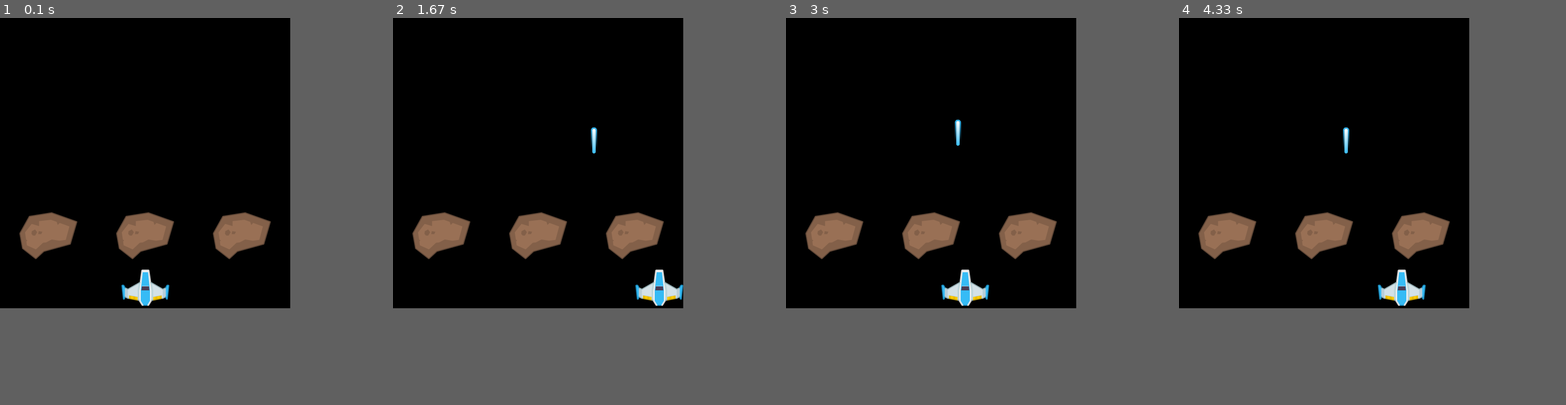
Above: before the commit, frames 1-4 (left to right).
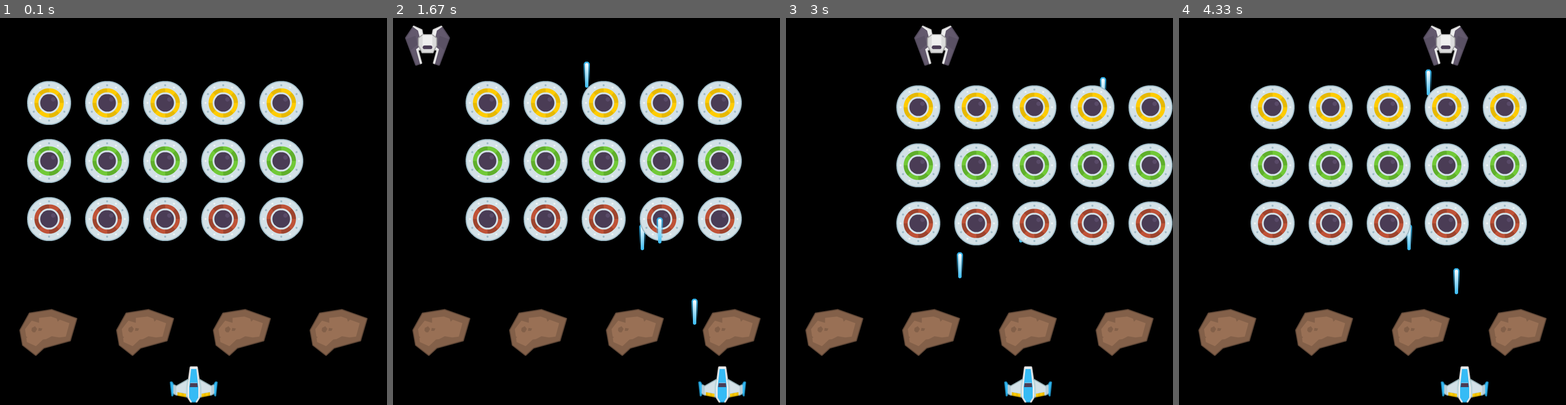
Above: after the commit, the same moments.

Repository: landoicco/space-invaders-pygame
Game: pygame game, started from main.py
Same seed, same stepped clock (60 frames per second), same inputs: the game is played once before the commit and once after it.
Inputs:
- Up to frame 1 (0.1 s): no input
- Up to frame 2 (1.67 s): tap Space at 0.33, 0.73, 1.03, 1.23, 1.53 s; hold Right 0.67-1.13 s; hold Right 1.17-1.63 s
- Up to frame 3 (3 s): hold Left 1.67-2.2 s; tap Space at 1.73, 2.03, 2.3, 2.6, 2.73 s; hold Left 2.23-2.63 s; hold Right from 2.67 s (still down)
- Up to frame 4 (4.33 s): tap Space at 3.03, 3.4, 3.7, 3.9, 4.2 s; release Right at 3.3 s; hold Left 3.33-3.8 s; hold Right 3.83-4.3 s
In our replay, the window is 600x600 before the commit and 800x800 after it. These sizes can differ from the game's own. Grey fills any space a smaller window leaves; there, only what the larger window draws over its background counts as a difference.

The runs differ from the first frame. In frame 1, 24% of the frame differs, in the area x 5-95%, y 16-100%; in frame 2, 25%, in the area x 3-95%, y 1-100%; in frame 3, 25%; in frame 4, 25%.

Commit message:
Ufo and Alien classes defined and working!

Diff:
--- /dev/null
+++ b/enemy.py
@@ -0,0 +1,28 @@
+import pygame
+
+
+class Ufo(pygame.sprite.Sprite):
+    def __init__(self, color, x, y):
+        super().__init__()
+        file_path = 'sprites/ufo/' + color + '.png'
+        self.image = pygame.image.load(file_path).convert_alpha()
+        self.rect = self.image.get_rect(topleft=(x, y))
+
+    def update(self, x_speed):
+        self.rect.x += x_speed
+
+
+class Alien(pygame.sprite.Sprite):
+    def __init__(self, side, screen_width, y_offset):
+        super().__init__()
+        self.image = pygame.image.load('sprites/alien/black.png').convert_alpha()
+        if side == 'right':
+            x = screen_width + 80
+            self.speed = -3
+        else:
+            x = -50
+            self.speed = 3
+        self.rect = self.image.get_rect(topleft=(x, y_offset))
+
+    def update(self):
+        self.rect.x += self.speed
--- a/laser.py
+++ b/laser.py
@@ -4,7 +4,7 @@
 class Laser(pygame.sprite.Sprite):
     def __init__(self, pos, speed, screen_height):
         super().__init__()
-        self.image = pygame.image.load('sprites/laser_blue.png').convert_alpha()
+        self.image = pygame.image.load('sprites/lasers/laser_blue_up.png').convert_alpha()
         self.rect = self.image.get_rect(center=pos)
         self.speed = speed
         self.height_y_constraint = screen_height
@@ -14,5 +14,5 @@
             self.kill()
 
     def update(self):
-        self.rect.y -= self.speed
+        self.rect.y += self.speed
         self.destroy()
--- a/main.py
+++ b/main.py
@@ -2,22 +2,48 @@
 import pygame
 from player import Player
 from obstacle import Rock
+from enemy import Ufo, Alien
+from random import choice, randint
+from laser import Laser
 
 
 class Game:
     def __init__(self):
         player_sprite = Player((screen_width / 2, screen_height - 5), screen_width, 5)
         self.player = pygame.sprite.GroupSingle(player_sprite)
+
+        # Obstacles setup
         self.obstacles = pygame.sprite.Group()
-        self.obstacle_amount = 3
+        self.obstacle_amount = 4
         self.obstacle_x_positions = [num * (screen_width / self.obstacle_amount) for num in range(self.obstacle_amount)]
-        self.create_multiple_obstacles(screen_width / 6, 450, *self.obstacle_x_positions)
+        self.create_multiple_obstacles(screen_width / 8, 650, *self.obstacle_x_positions)
+
+        # Ufo setup
+        self.ufos = pygame.sprite.Group()
+        self.ufos_setup(3, 5, x_offset=50, y_offset=130)
+        self.ufo_x_speed = 1
+        self.ufo_lasers = pygame.sprite.Group()
+
+        # Extra alien setup
+        self.alien = pygame.sprite.GroupSingle()
+        self.extra_spawn_time = randint(40, 80)
 
     def run(self):
         self.player.update()
         self.player.sprite.lasers.draw(screen)
         self.player.draw(screen)
+
+        self.extra_alien_timer()
+
+        self.ufos.update(self.ufo_x_speed)
+        self.ufo_position_checker()
+        self.ufos.draw(screen)
+        self.ufo_lasers.update()
+        self.ufo_lasers.draw(screen)
+
         self.obstacles.draw(screen)
+        self.alien.draw(screen)
+        self.alien.update()
 
     def create_multiple_obstacles(self, x_start, y_start, *offset):
         for offset_x in offset:
@@ -25,14 +51,56 @@
                                  y_start))
             self.obstacles.add(new_obstacle)
 
+    def ufo_position_checker(self):
+        all_ufos = self.ufos.sprites()
+        for ufo in all_ufos:
+            if ufo.rect.left <= 0 or ufo.rect.right >= screen_width:
+                # Invert direction of ufo's
+                self.ufo_x_speed *= -1
+                self.ufo_move_down(3)
+
+    def ufo_move_down(self, distance):
+        if self.ufos:
+            all_ufos = self.ufos.sprites()
+            for ufo in all_ufos:
+                ufo.rect.y += distance
+
+    def ufo_shoot(self):
+        if self.ufos.sprites():
+            random_ufo = choice(self.ufos.sprites())
+            laser_sprite = Laser(random_ufo.rect.center, 6, screen_height)
+            self.ufo_lasers.add(laser_sprite)
+
+    def ufos_setup(self, rows, cols, x_distance=120, y_distance=120, x_offset=120, y_offset=50):
+        for row_index, row in enumerate(range(rows)):
+            for col_index, col in enumerate(range(cols)):
+                x = col_index * x_distance + x_offset
+                y = row_index * y_distance + y_offset
+                if row_index == 0:
+                    ufo_sprite = Ufo('yellow', x, y)
+                elif 1 <= row_index < 2:
+                    ufo_sprite = Ufo('green', x, y)
+                else:
+                    ufo_sprite = Ufo('red', x, y)
+                self.ufos.add(ufo_sprite)
+
+    def extra_alien_timer(self):
+        self.extra_spawn_time -= 1
+        if self.extra_spawn_time <= 0:
+            self.alien.add(Alien(choice(['right', 'left']), screen_width, 15))
+            self.extra_spawn_time = randint(400, 800)
+
 
 if __name__ == '__main__':
     pygame.init()
-    screen_width = 600
-    screen_height = 600
+    screen_width = 800
+    screen_height = 800
     screen = pygame.display.set_mode((screen_width, screen_height))
     clock = pygame.time.Clock()
     game = Game()
+
+    UFO_LASER = pygame.USEREVENT + 1
+    pygame.time.set_timer(UFO_LASER, 800)
 
     while True:
         for event in pygame.event.get():
@@ -40,6 +108,9 @@
                 pygame.quit()
                 sys.exit()
 
+            if event.type == UFO_LASER:
+                game.ufo_shoot()
+
         screen.fill((0, 0, 0))
         game.run()
 
--- a/obstacle.py
+++ b/obstacle.py
@@ -4,5 +4,5 @@
 class Rock(pygame.sprite.Sprite):
     def __init__(self, pos):
         super().__init__()
-        self.image = pygame.image.load('sprites/meteor_brown_big2.png').convert_alpha()
+        self.image = pygame.image.load('sprites/obstacles/meteor_big_brown_1.png').convert_alpha()
         self.rect = self.image.get_rect(center=pos)
--- a/player.py
+++ b/player.py
@@ -34,7 +34,7 @@
                 self.ready = True
 
     def shoot_laser(self):
-        self.lasers.add(Laser(self.rect.center, 8, self.rect.bottom))
+        self.lasers.add(Laser(self.rect.center, -8, self.rect.bottom))
 
     def constraint(self):
         if self.rect.right >= self.max_x_constraint:
Binary file added: sprites/alien/black.png
Renamed: sprites/laser_blue.png -> sprites/lasers/laser_blue_up.png
Renamed: sprites/meteor_brown_big2.png -> sprites/obstacles/meteor_big_brown_1.png
Renamed: sprites/meteor_brown_med1.png -> sprites/obstacles/meteor_big_brown_2.png
Binary file added: sprites/ufo/blue.png
Binary file added: sprites/ufo/green.png
Binary file added: sprites/ufo/red.png
Binary file added: sprites/ufo/yellow.png
